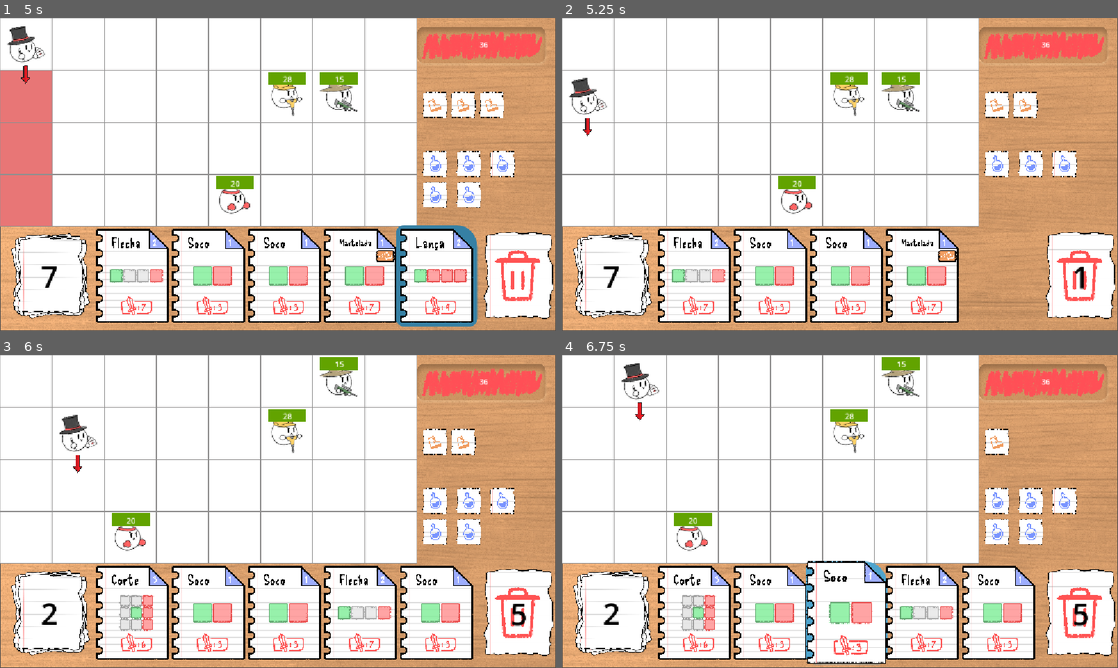
Above: before the commit, frames 1-4 (two rows, left to right).
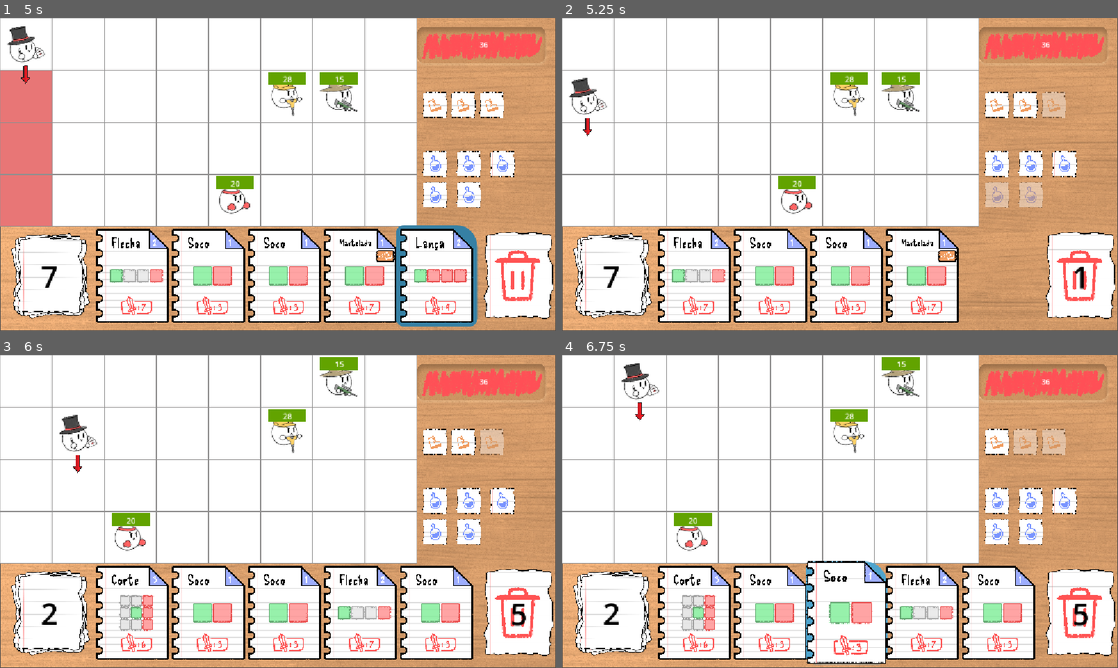
Above: after the commit, the same moments.

Repository: Gabico-Freitas/Grid-Card-Battle
Game: Godot game, scene res://battle.tscn
The game is run twice, just before and just after one commit, with the same random seed, the same clock (stepped at 60 frames per second) and the same inputs.
Inputs (mouse positions are in pixels of both pictures, inside the frame that each line leads up to):
- Up to frame 1 (5 s): click (133, 274) at 0.5 s; click (211, 274) at 1.25 s; click (283, 274) at 2 s; click (361, 274) at 2.75 s; click (439, 274) at 3.5 s; tap Enter (EndPlayerTurn) at 4.25 s; move the mouse to (400, 158) at 4.27 s; hold Right (Right) from 4.28 s (still down); hold S (AimDown) from 4.28 s (still down)
- Up to frame 2 (5.25 s): tap Space (UseCard) at 5 s; move the mouse to (728, 190) at 5.02 s; release Right (Right) at 5.03 s; release S (AimDown) at 5.03 s; hold Down (Down) from 5.03 s (still down); tap A (AimLeft) at 5.1 s
- Up to frame 3 (6 s): tap Enter (EndPlayerTurn) at 5.75 s; move the mouse to (333, 442) at 5.77 s; release Down (Down) at 5.78 s; hold Right (Right) from 5.78 s (still down); hold D (AimRight) from 5.78 s (still down)
- Up to frame 4 (6.75 s): tap Space (UseCard) at 6.5 s; move the mouse to (812, 574) at 6.52 s; release Right (Right) at 6.53 s; release D (AimRight) at 6.53 s; hold Up (Up) from 6.53 s (still down); tap W (AimUp) at 6.6 s

Frame 1 is identical in both runs. In frame 2, 1.0% of the frame differs, in the area x 75-91%, y 23-61%; in frame 3, 0.3%; in frame 4, 0.6%.

Commit message:
Implemntação de feedbacks e correção do retry

Diff:
--- a/sketchbound/UI/mana_flow.gd
+++ b/sketchbound/UI/mana_flow.gd
@@ -2,7 +2,7 @@
 @export var player : Player
 # Called when the node enters the scene tree for the first time.
 func _ready() -> void:
-	for i in range(player.MAX_MANA):
+	for i in range(player.MAX_MANA-1):
 		var icon = $ManaIcon.duplicate()
 		add_child(icon)
 
@@ -17,4 +17,4 @@
 		if i < curr_mana:
 			icon.modulate.a = 1.0
 		else:
-			icon.modulate.a = 0.0
+			icon.modulate.a = 0.4
--- a/sketchbound/UI/moves_flow.gd
+++ b/sketchbound/UI/moves_flow.gd
@@ -3,7 +3,7 @@
 @export var player : Player
 # Called when the node enters the scene tree for the first time.
 func _ready() -> void:
-	for i in range(player.MAX_MOVE_POINTS):
+	for i in range(player.MAX_MOVE_POINTS-1):
 		var icon = $MovesIcon.duplicate()
 		add_child(icon)
 
@@ -19,4 +19,4 @@
 		if i < curr_moves:
 			icon.modulate.a = 1.0
 		else:
-			icon.modulate.a = 0.0
+			icon.modulate.a = 0.4
--- a/sketchbound/UI/win_screen.tscn
+++ b/sketchbound/UI/win_screen.tscn
@@ -3,6 +3,7 @@
 [ext_resource type="Texture2D" uid="uid://c6n4e7qteqgt2" path="res://UI/Grid Card Battle.png" id="1_w024j"]
 [ext_resource type="Script" uid="uid://dth4x2llsu6o4" path="res://UI/menu_button.gd" id="2_qpj51"]
 [ext_resource type="Script" uid="uid://dinccf3l0huxg" path="res://UI/button_animations.gd" id="3_oqmmh"]
+[ext_resource type="Script" uid="uid://cdtkj6dclb8ye" path="res://UI/retry_button.gd" id="4_qpj51"]
 
 [sub_resource type="StyleBoxTexture" id="StyleBoxTexture_mwi6r"]
 texture = ExtResource("1_w024j")
@@ -122,9 +123,11 @@
 theme_override_styles/hover = SubResource("StyleBoxFlat_xwfbv")
 theme_override_styles/focus = SubResource("StyleBoxEmpty_8qo44")
 text = "JOGAR NOVAMENTE"
+script = ExtResource("4_qpj51")
 
 [node name="ButtonEffects" type="Node" parent="HFlowContainer/RetryButton" unique_id=1201211545]
 script = ExtResource("3_oqmmh")
 metadata/_custom_type_script = "uid://dinccf3l0huxg"
 
 [connection signal="pressed" from="HFlowContainer/MenuButton" to="HFlowContainer/MenuButton" method="_on_pressed"]
+[connection signal="pressed" from="HFlowContainer/RetryButton" to="HFlowContainer/RetryButton" method="_on_pressed"]
--- a/sketchbound/scripts/player.gd
+++ b/sketchbound/scripts/player.gd
@@ -26,7 +26,7 @@
 	hp = 36
 	moved.emit(move_points,MAX_MOVE_POINTS)
 	mana_spent.emit(mana, MAX_MANA)
-	draw_pile = GlobalData.deck
+	draw_pile = GlobalData.deck.duplicate()
 	draw_pile.shuffle()
 
 	$seta_dir.visible = true
